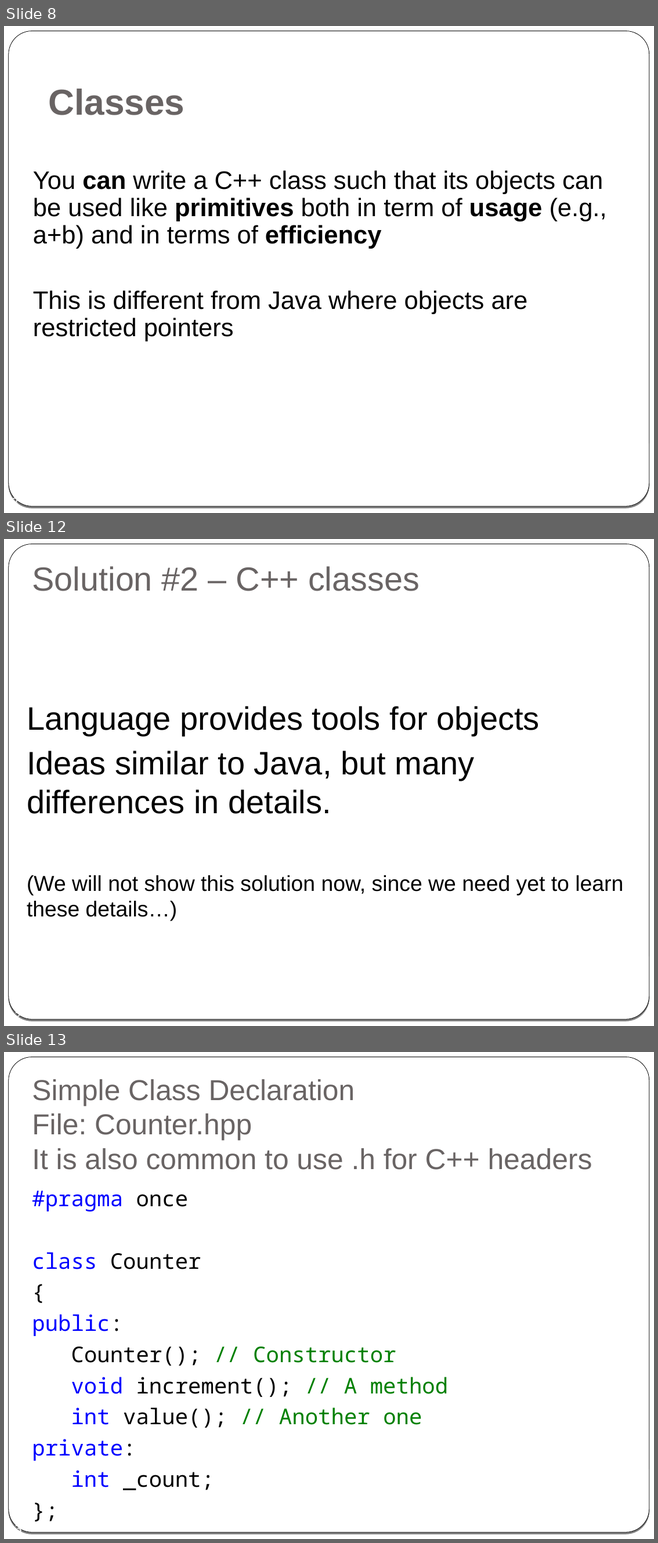
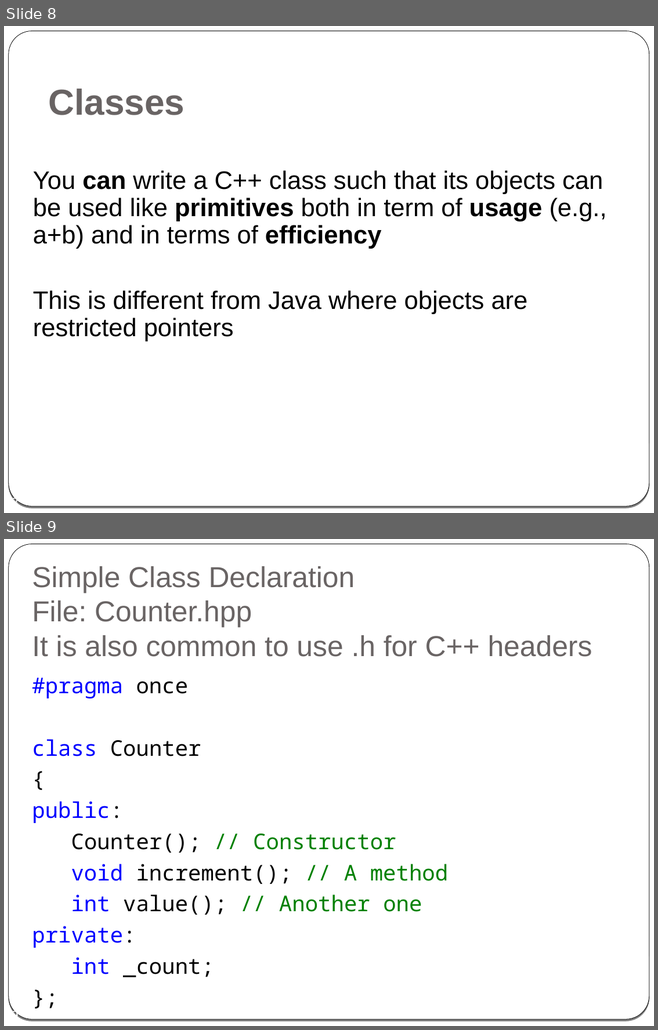
Before and after one commit to cpp-at-ariel/cpp-5778, a slide deck: week02-classes-constructors-destructors/slides.odp. Shown one above the other, each under a label of ours: slides 8, 12 and 13 before the commit, slides 8 and 9 after it; the slides between them are not shown. The pictures are 658x1543 and 658x1030 pixels, drawn with LibreOffice and Linux fonts; fonts in the diff are those of the drawing. Boxes give left, top, right and bottom in pixels: in the first picture for what was removed or moved away, otherwise in the second. Text is boxed around its words. In the diff, an @@ line names an element or a change of style, - is before the commit and + after.

```diff
--- a/week02-classes-constructors-destructors/slides.odp
+++ b/week02-classes-constructors-destructors/slides.odp
@@ slide 12 removed at bbox=[4, 539, 654, 1026], background gradient #000000 to #FFFFFF; not listed: 2 template elements that a slide beside it also shows @@
@@ title removed at bbox=[32, 566, 419, 591] @@
-Solution #2 – C++ classes
@@ text removed at bbox=[27, 706, 623, 921] @@
-Language provides tools for objects
-Ideas similar to Java, but many differences in details.
-(We will not show this solution now, since we need yet to learn these details…)
@@ page number removed at bbox=[7, 1010, 21, 1019] @@
-12
@@ what was slide 13 is now slide 9 @@
@@ page number at bbox=[12, 1010, 18, 1017]: text changed @@
-13
+9
```
Also in this commit, not shown: 8 slides changed, 7 other slides removed, 16 other files.
